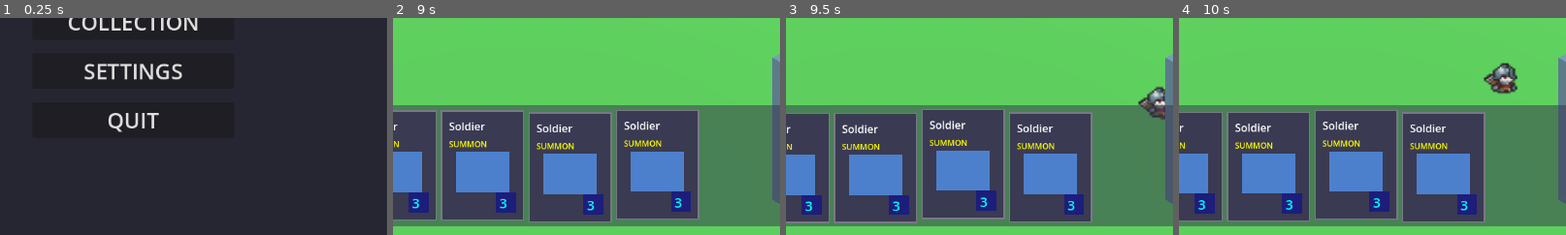
Above: before the commit, frames 1-4 (left to right).
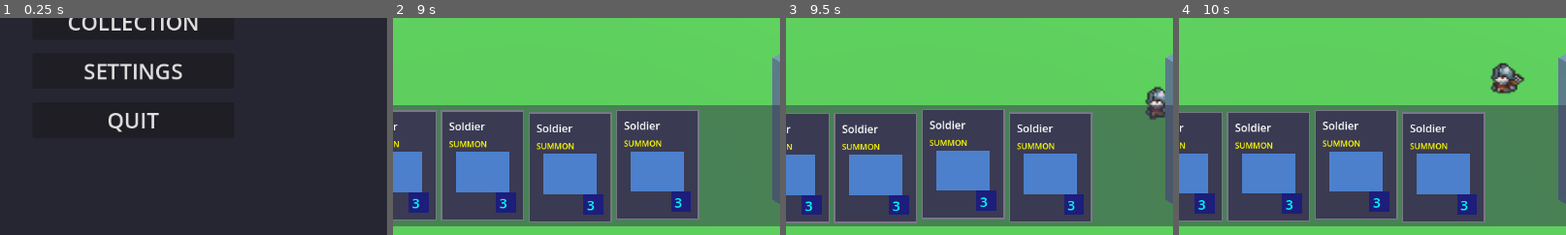
Above: after the commit, the same moments.

Repository: amari-charles/project-summoner
Game: Godot game, scene res://scenes/ui/main_menu.tscn
Two runs of this game, one before a commit and one after it. Both use one fixed random seed, a clock stepped at 60 frames per second and the inputs below.
Inputs (mouse positions are % of the whole screen's width and height, from its top left):
- Up to frame 1 (0.25 s): no input
- Up to frame 2 (9 s): click "PLAY" at 0.5 s; click "SELECT" at 1.25 s; click "CHOOSE WARRIOR" at 2 s; click (32, 26) at 2.75 s; click "START BATTLE" at 3.5 s; tap Enter at 4.25 s; drag from (50, 83) to (60, 28) at 4.27 s; drag from (30, 55) to (45, 70) at 5.02 s; tap Space at 5.75 s; move the mouse to (60, 28) at 5.77 s; tap 1 at 5.85, 7.35, 8.85 s; click (60, 28) at 5.92 s; drag from (45, 70) to (20, 35) at 6.52 s; move the mouse to (80, 65) at 7.27 s; click (80, 65) at 7.42 s; drag from (20, 35) to (35, 25) at 8.02 s; move the mouse to (55, 50) at 8.77 s; click (55, 50) at 8.92 s
- Up to frame 3 (9.5 s): no input
- Up to frame 4 (10 s): drag from (35, 25) to (30, 55) at 9.52 s
The pictures show only the part of the screen within x 33-83%, y 49-99%; the shares and areas given below are measured in that part.

Frames 1-2 are identical in both runs. In frame 3, 0.5% of the frame differs, in the area x 90-98%, y 31-47%; in frame 4, 0.7%, in the area x 78-90%, y 20-35%.

Commit message:
Flip enemy sprites to face opposite direction
Added set_flip_h() to Character2D5Component to flip sprites.
Enemy units (Team.ENEMY) now automatically flip horizontally so they
face left toward player units.

Player units face right, enemy units face left - proper for battle!

🤖 Generated with [Claude Code](https://claude.com/claude-code)

Co-Authored-By: Claude <noreply@anthropic.com>

Diff:
--- a/scripts/units/character_2d5_component.gd
+++ b/scripts/units/character_2d5_component.gd
@@ -16,6 +16,11 @@
 func set_sprite_frames(frames: SpriteFrames) -> void:
 	if character_sprite:
 		character_sprite.sprite_frames = frames
+
+## Flip the sprite horizontally
+func set_flip_h(flip: bool) -> void:
+	if character_sprite:
+		character_sprite.flip_h = flip
 
 ## Play an animation
 func play_animation(anim_name: String, auto_play: bool = false) -> void:
--- a/scripts/units/unit_3d.gd
+++ b/scripts/units/unit_3d.gd
@@ -52,6 +52,9 @@
 		# Set sprite frames if provided
 		if sprite_frames:
 			visual_component.set_sprite_frames(sprite_frames)
+			# Flip enemy sprites to face left
+			if team == Team.ENEMY:
+				visual_component.set_flip_h(true)
 			visual_component.play_animation("idle", true)
 
 func _physics_process(delta: float) -> void:
